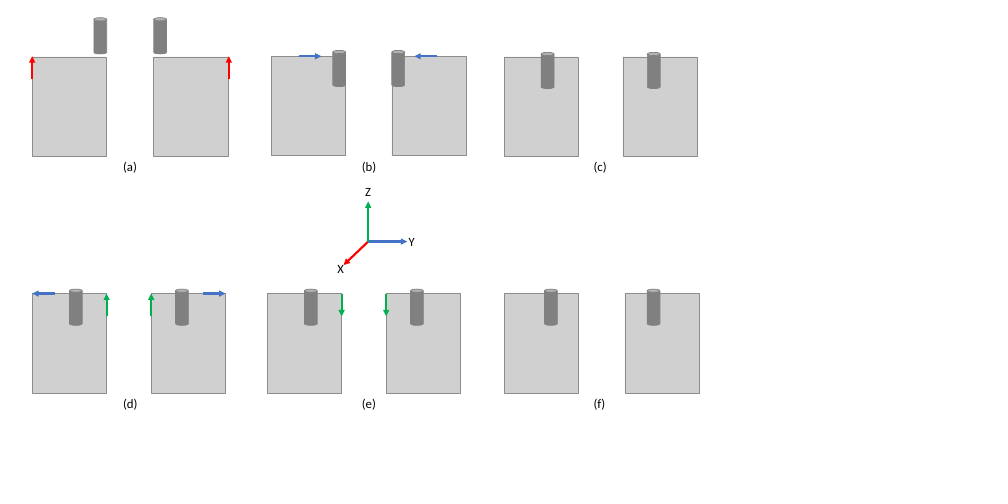
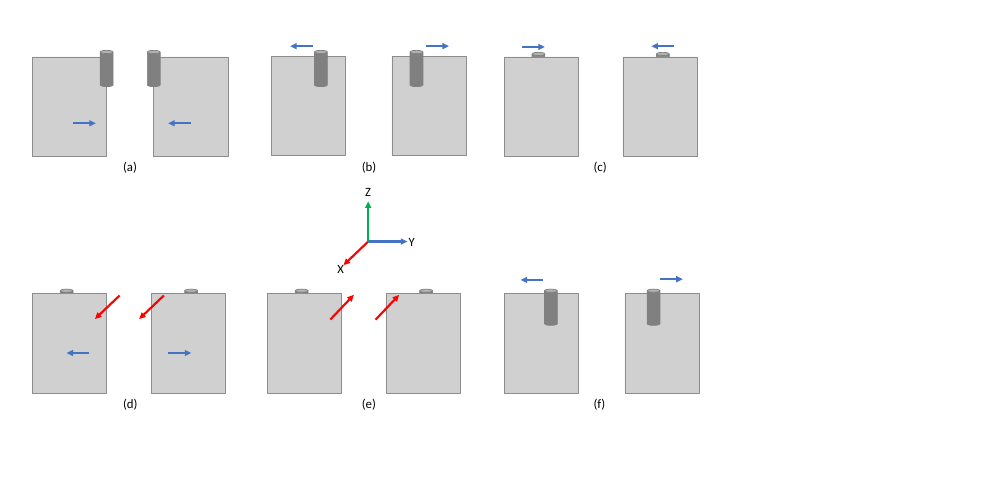
Before and after one commit to EnriqueMC557/Reporte_LIB, a slide deck: slide 4 of Sistema propuesto.pptx. Drawn at 1008x504 pixels with LibreOffice and Linux fonts; fonts in the diff are those of the drawing; grey boxes stand for pictures. Boxes give left, top, right and bottom in pixels: in the first picture for what was removed or moved away, otherwise in the second. Text is boxed around its words. In the diff, an @@ line names an element or a change of style, - is before the commit and + after.

```diff
--- a/Sistema propuesto.pptx
+++ b/Sistema propuesto.pptx
@@ arrow removed from (32, 79) to (32, 56) @@
@@ cylinder: place and size @@
-cylinder at <box>94,18,106,54</box>
+cylinder at <box>100,50,113,87</box>
@@ cylinder: place and size @@
-cylinder at <box>154,18,166,54</box>
+cylinder at <box>147,50,160,87</box>
@@ arrow removed from (229, 79) to (229, 56) @@
@@ arrow moved from (298, 56) - (321, 56) to (313, 46) - (290, 46) @@
@@ cylinder: place and size @@
-cylinder at <box>333,50,346,87</box>
+cylinder at <box>314,50,327,87</box>
@@ cylinder: place and size @@
-cylinder at <box>392,50,404,87</box>
+cylinder at <box>410,50,423,87</box>
@@ arrow moved from (437, 56) - (414, 56) to (426, 46) - (449, 46) @@
@@ arrow added from (522, 47) to (545, 47), #4472C4 3 pt @@
@@ arrow added from (674, 46) to (651, 46), #4472C4 3 pt @@
@@ arrow added from (73, 123) to (96, 123), #4472C4 3 pt @@
@@ arrow added from (191, 123) to (168, 123), #4472C4 3 pt @@
@@ arrow moved from (106, 316) - (106, 293) to (120, 295) - (95, 319) @@
@@ arrow (120, 295) - (95, 319): stroke #00B050 3 pt to #FF0000 3 pt @@
@@ arrow moved from (151, 316) - (151, 293) to (164, 295) - (139, 319) @@
@@ arrow (164, 295) - (139, 319): stroke #00B050 3 pt to #FF0000 3 pt @@
@@ 3 cylinders: place and size @@
-3 cylinders at <box>70,52,554,326</box>
+3 cylinders at <box>60,52,545,326</box>
@@ arrow moved from (341, 293) - (341, 316) to (330, 319) - (354, 295) @@
@@ arrow (330, 319) - (354, 295): stroke #00B050 3 pt to #FF0000 3 pt @@
@@ arrow moved from (386, 293) - (386, 316) to (375, 319) - (399, 295) @@
@@ arrow (375, 319) - (399, 295): stroke #00B050 3 pt to #FF0000 3 pt @@
@@ 3 cylinders: place and size @@
-3 cylinders at <box>176,52,660,326</box>
+3 cylinders at <box>185,52,669,326</box>
@@ arrow added from (543, 280) to (521, 280), #4472C4 3 pt @@
@@ arrow added from (660, 279) to (682, 279), #4472C4 3 pt @@
@@ arrow moved from (55, 293) - (32, 293) to (90, 353) - (67, 353) @@
@@ arrow moved from (203, 293) - (225, 293) to (168, 353) - (191, 353) @@
```
Also in this commit, not shown: 45 other files.
